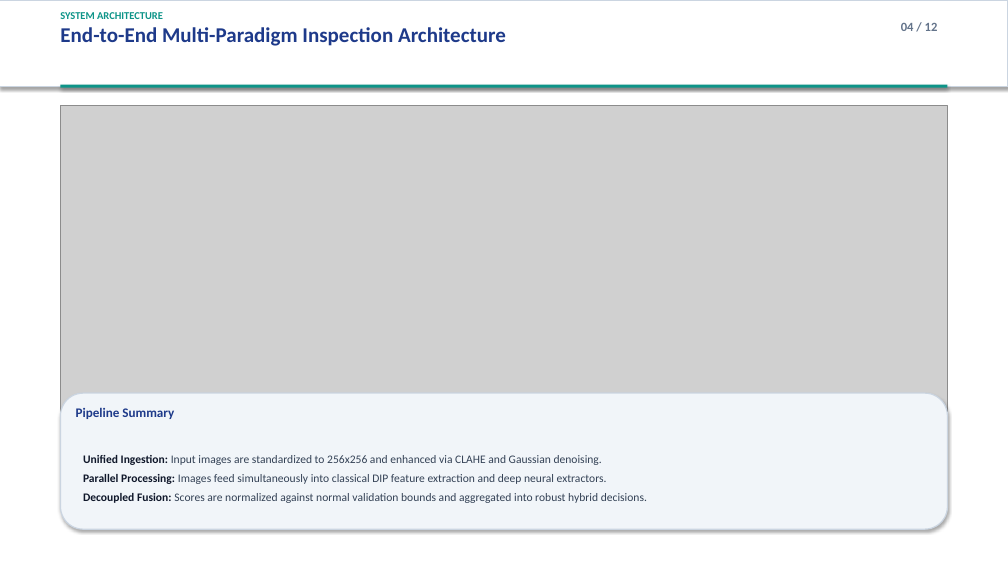
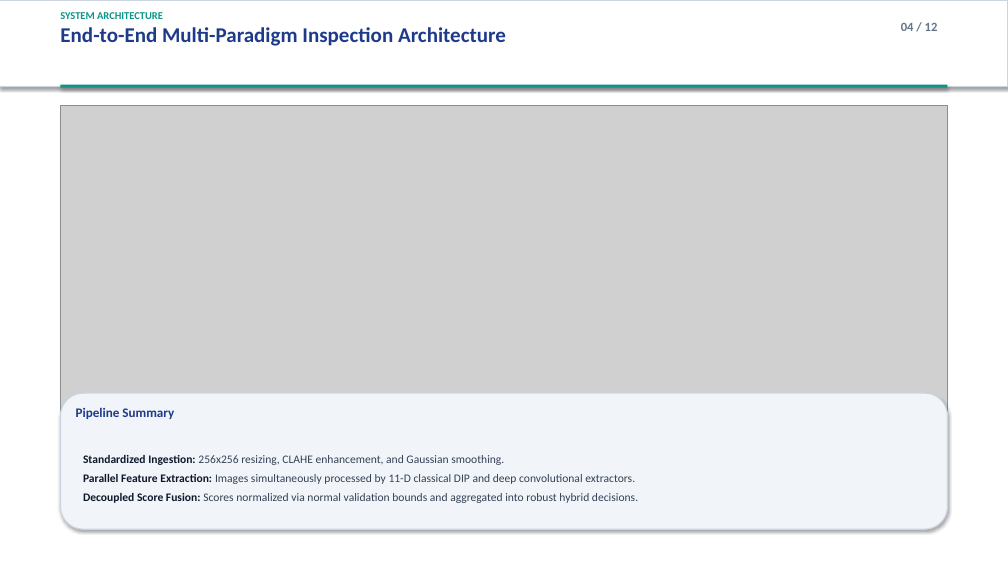
Before and after one commit to Rahul-dewangan01/Hybrid-Industrial-Visual-Anomaly-Detection, a slide deck: slide 4 of 06_FINAL_RESEARCH/Presentation/Industrial_Anomaly_Detection_Final_Presentation.pptx. Drawn at 1008x567 pixels with LibreOffice and Linux fonts; fonts in the diff are those of the drawing; grey boxes stand for pictures. Boxes give left, top, right and bottom in pixels: in the first picture for what was removed or moved away, otherwise in the second. Text is boxed around its words. In the diff, an @@ line names an element or a change of style, - is before the commit and + after.

```diff
--- a/06_FINAL_RESEARCH/Presentation/Industrial_Anomaly_Detection_Final_Presentation.pptx
+++ b/06_FINAL_RESEARCH/Presentation/Industrial_Anomaly_Detection_Final_Presentation.pptx
@@ text at bbox=[83, 455, 638, 503]: text changed @@
-Unified Ingestion: Input images are standardized to 256x256 and enhanced via CLAHE and Gaussian denoising.
-Parallel Processing: Images feed simultaneously into classical DIP feature extraction and deep neural extractors.
-Decoupled Fusion: Scores are normalized against normal validation bounds and aggregated into robust hybrid decisions.
+Standardized Ingestion: 256x256 resizing, CLAHE enhancement, and Gaussian smoothing.
+Parallel Feature Extraction: Images simultaneously processed by 11-D classical DIP and deep convolutional extractors.
+Decoupled Score Fusion: Scores normalized via normal validation bounds and aggregated into robust hybrid decisions.
```
Also in this commit, not shown: 11 other slides changed, 44 other files.
